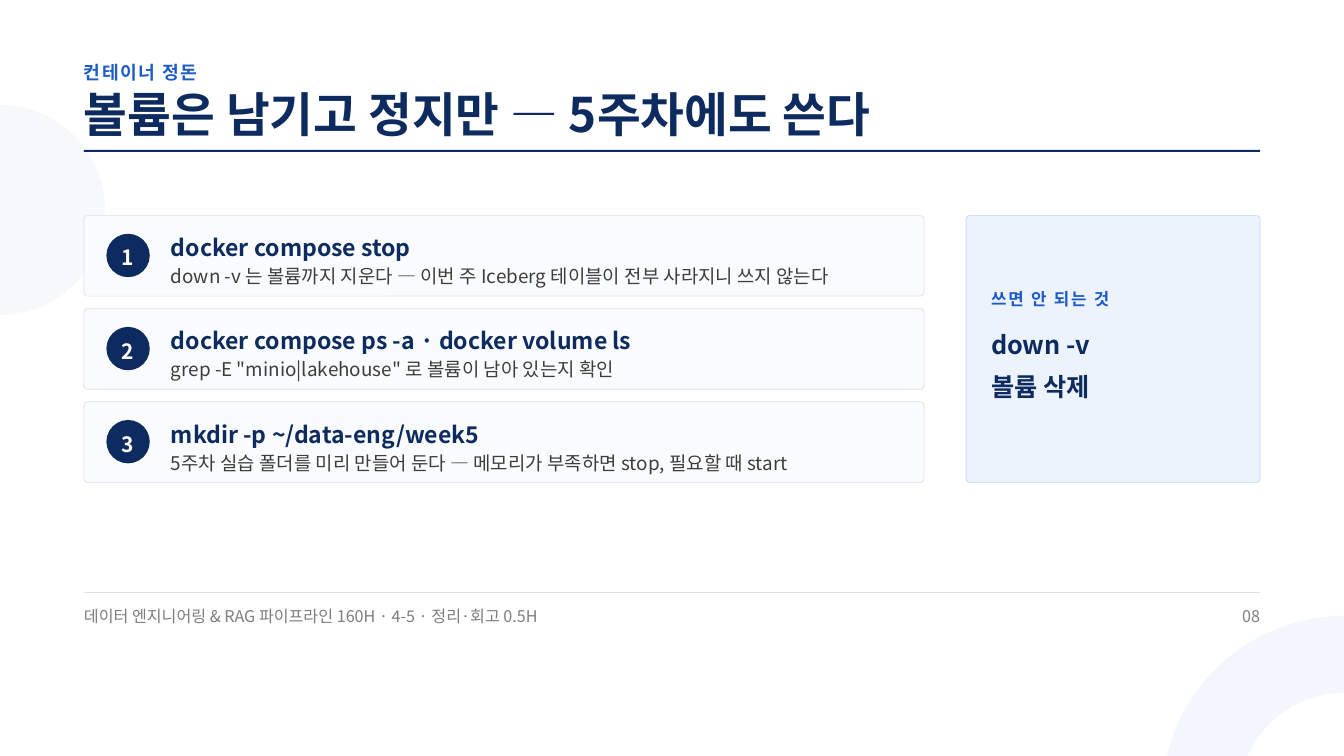
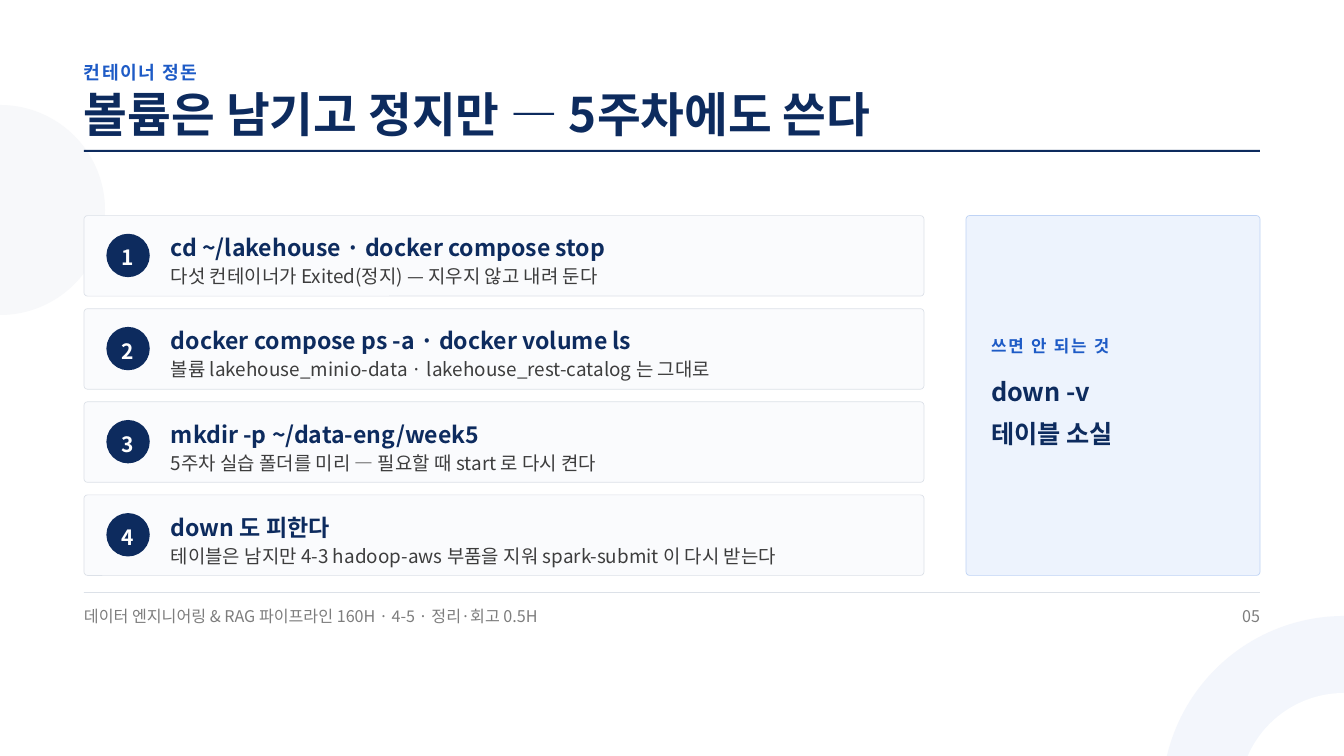
Before and after one commit to aebonlee/materials, a slide deck: slide 5 of data-eng/decks/w4d5s4.pptx (slide 8 before the commit). Drawn at 1344x756 pixels with LibreOffice and Linux fonts; fonts in the diff are those of the drawing. Boxes give left, top, right and bottom in pixels: in the first picture for what was removed or moved away, otherwise in the second. Text is boxed around its words. In the diff, an @@ line names an element or a change of style, - is before the commit and + after.

Commit message:
data-eng 4-5 덱 5(w4d5s0 신설)·묶음

```diff
--- a/data-eng/decks/w4d5s4.pptx
+++ b/data-eng/decks/w4d5s4.pptx
@@ text at (171,237,605,261): text changed @@
-docker compose stop
+cd ~/lakehouse · docker compose stop
@@ rounded rectangle: place and size @@
-rounded rectangle at (966,216,1261,482)
+rounded rectangle at (966,216,1261,575)
@@ rounded rectangle at (966,216,1261,575): proportions changed @@
@@ text at (171,267,598,287): text changed @@
-down -v 는 볼륨까지 지운다 — 이번 주 Iceberg 테이블이 전부 사라지니 쓰지 않는다
+다섯 컨테이너가 Exited(정지) — 지우지 않고 내려 둔다
@@ text "쓰면 안 되는 것": place and size @@
-text "쓰면 안 되는 것" at (991,291,1109,307)
+text "쓰면 안 되는 것" at (991,338,1109,354)
@@ text at (171,360,710,381): text changed @@
-grep -E "minio|lakehouse" 로 볼륨이 남아 있는지 확인
+볼륨 lakehouse_minio-data · lakehouse_rest-catalog 는 그대로
@@ text "down -v": place and size @@
-text "down -v" at (991,334,1090,399)
+text "down -v" at (991,381,1112,446)
@@ text at (991,422,1112,446): text changed @@
-볼륨 삭제
+테이블 소실
@@ text at (171,454,596,472): text changed @@
-5주차 실습 폴더를 미리 만들어 둔다 — 메모리가 부족하면 stop, 필요할 때 start
+5주차 실습 폴더를 미리 — 필요할 때 start 로 다시 켠다
@@ rounded rectangle added at (84,495,924,575), fill #FAFBFD, outline #DCE1E8 0.75 pt @@
@@ ellipse added at (106,513,150,557), fill #0D2B5E @@
@@ text added at (122,529,134,545), 22.5 pt, text #FFFFFF, bold @@
+4
@@ text added at (171,516,330,538), 24.8 pt, text #0D2B5E, bold @@
+down 도 피한다
@@ text added at (171,547,776,568), 20.2 pt, text #3D3D3D @@
+테이블은 남지만 4-3 hadoop-aws 부품을 지워 spark-submit 이 다시 받는다
@@ text at (1242,610,1260,622): text changed @@
-08
+05
```
Also in this commit, not shown: 6 other slides changed, 1 slide added, 1 slide removed, 11 other files.
